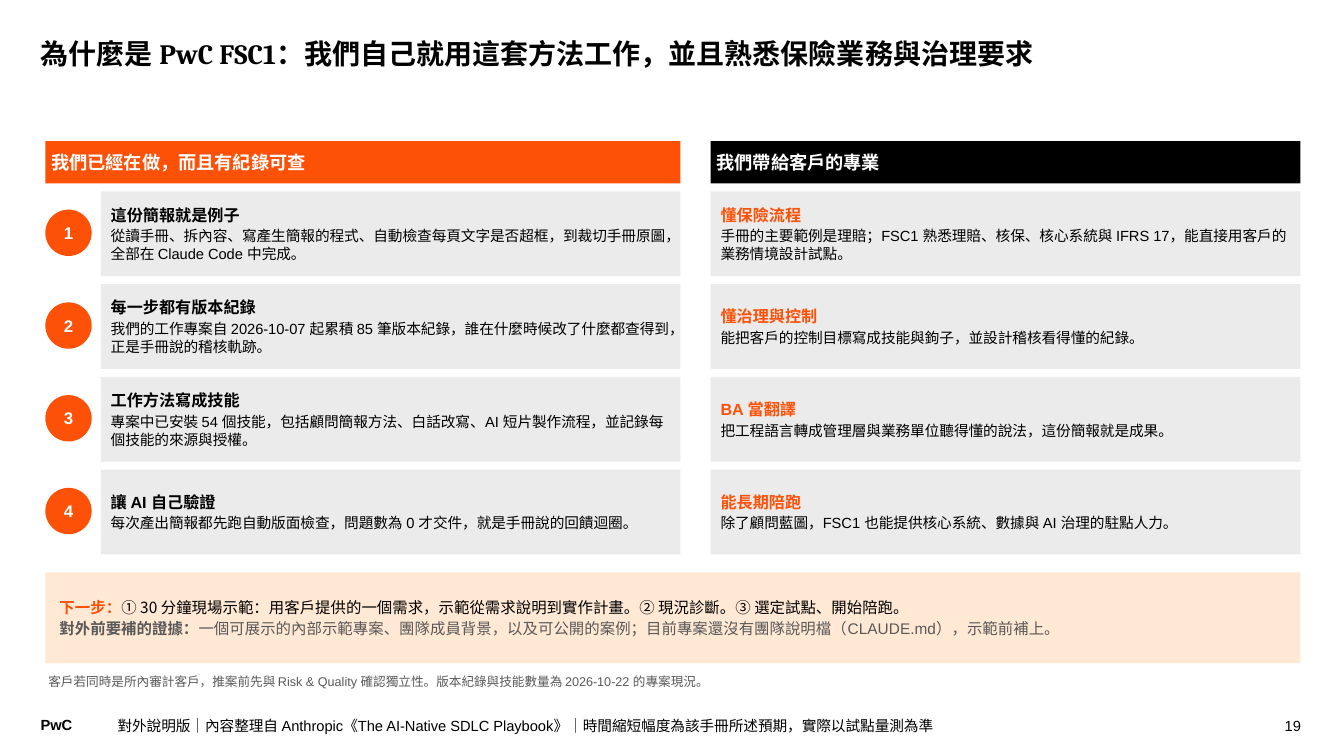
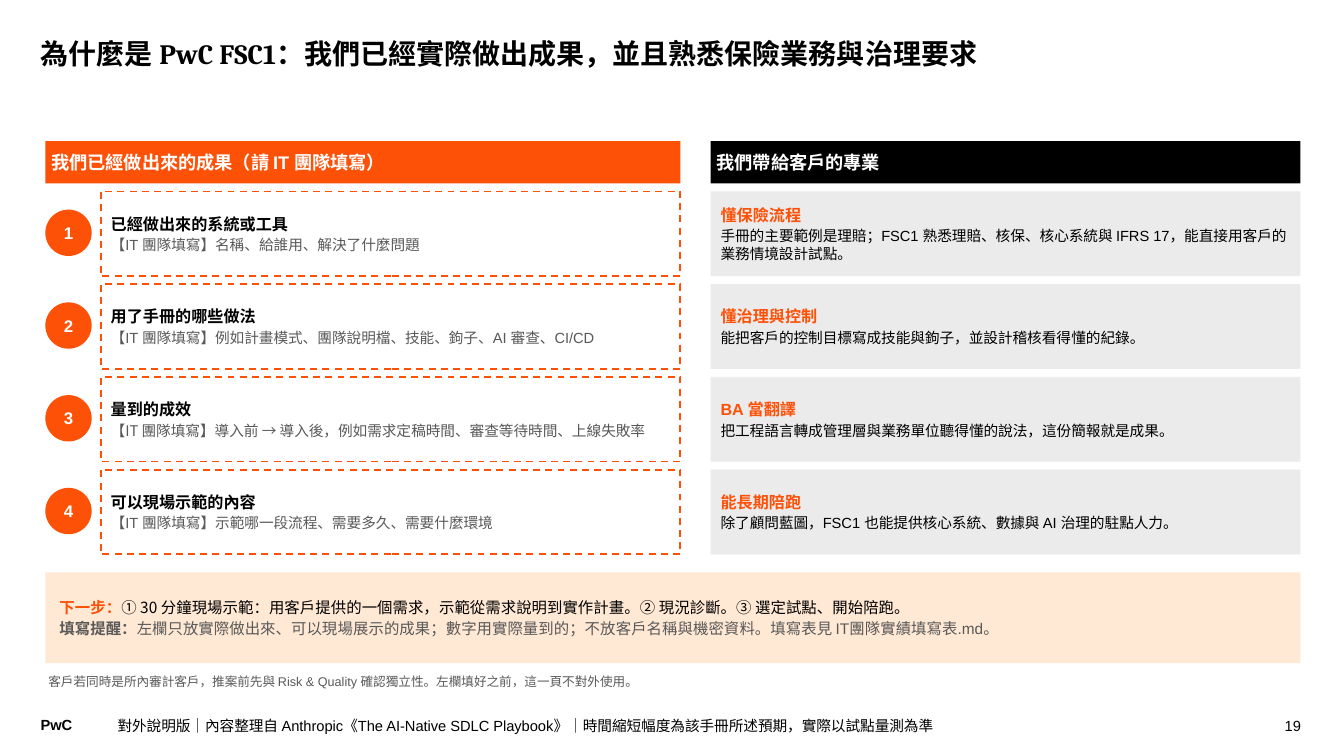
Before and after one commit to Robshao/PwC_FSC1, a slide deck: slide 19 of research/ai-native-sdlc/AI原生SDLC_白話說明.pptx. Drawn at 1344x756 pixels with LibreOffice and Linux fonts; fonts in the diff are those of the drawing. Boxes give left, top, right and bottom in pixels: in the first picture for what was removed or moved away, otherwise in the second. Text is boxed around its words. In the diff, an @@ line names an element or a change of style, - is before the commit and + after.

```diff
--- a/research/ai-native-sdlc/AI原生SDLC_白話說明.pptx
+++ b/research/ai-native-sdlc/AI原生SDLC_白話說明.pptx
@@ title at bbox=[41, 40, 977, 68]: text changed @@
-為什麼是 PwC FSC1：我們自己就用這套方法工作，並且熟悉保險業務與治理要求
+為什麼是 PwC FSC1：我們已經實際做出成果，並且熟悉保險業務與治理要求
@@ text in rectangle at bbox=[51, 153, 385, 171]: text changed @@
-我們已經在做，而且有紀錄可查
+我們已經做出來的成果（請 IT 團隊填寫）
@@ text in rectangle at bbox=[111, 216, 420, 252]: text changed; text colour #000000 to #595959 @@
-這份簡報就是例子
-從讀手冊、拆內容、寫產生簡報的程式、自動檢查每頁文字是否超框，到裁切手冊原圖，全部在 Claude Code 中完成。
+已經做出來的系統或工具
+【IT 團隊填寫】名稱、給誰用、解決了什麼問題
@@ text in rectangle at bbox=[111, 308, 595, 345]: text changed; text colour #000000 to #595959 @@
-每一步都有版本紀錄
-我們的工作專案自 2026-10-07 起累積 85 筆版本紀錄，誰在什麼時候改了什麼都查得到，正是手冊說的稽核軌跡。
+用了手冊的哪些做法
+【IT 團隊填寫】例如計畫模式、團隊說明檔、技能、鉤子、AI 審查、CI/CD
@@ text in rectangle at bbox=[111, 401, 645, 438]: text changed; font Arial to Noto Sans CJK SC; text colour #000000 to #595959 @@
-工作方法寫成技能
-專案中已安裝 54 個技能，包括顧問簡報方法、白話改寫、AI 短片製作流程，並記錄每個技能的來源與授權。
+量到的成效
+【IT 團隊填寫】導入前 → 導入後，例如需求定稿時間、審查等待時間、上線失敗率
@@ fill #EBEBEB to #FFFFFF; outline none to #FD5108 1.25 pt dashed in 4 elements at bbox=[101, 192, 681, 276], bbox=[101, 284, 681, 369], bbox=[101, 377, 681, 462], bbox=[101, 470, 681, 555] @@
@@ text in rectangle at bbox=[111, 494, 493, 530]: text changed; text colour #000000 to #595959 @@
-讓 AI 自己驗證
-每次產出簡報都先跑自動版面檢查，問題數為 0 才交件，就是手冊說的回饋迴圈。
+可以現場示範的內容
+【IT 團隊填寫】示範哪一段流程、需要多久、需要什麼環境
@@ text in rectangle at bbox=[59, 621, 999, 636]: text changed @@
-對外前要補的證據：一個可展示的內部示範專案、團隊成員背景，以及可公開的案例；目前專案還沒有團隊說明檔（CLAUDE.md），示範前補上。
+填寫提醒：左欄只放實際做出來、可以現場展示的成果；數字用實際量到的；不放客戶名稱與機密資料。填寫表見 IT團隊實績填寫表.md。
@@ text at bbox=[48, 675, 638, 689]: text changed @@
-客戶若同時是所內審計客戶，推案前先與 Risk & Quality 確認獨立性。版本紀錄與技能數量為 2026-10-22 的專案現況。
+客戶若同時是所內審計客戶，推案前先與 Risk & Quality 確認獨立性。左欄填好之前，這一頁不對外使用。
```
Also in this commit, not shown: 4 other files.
